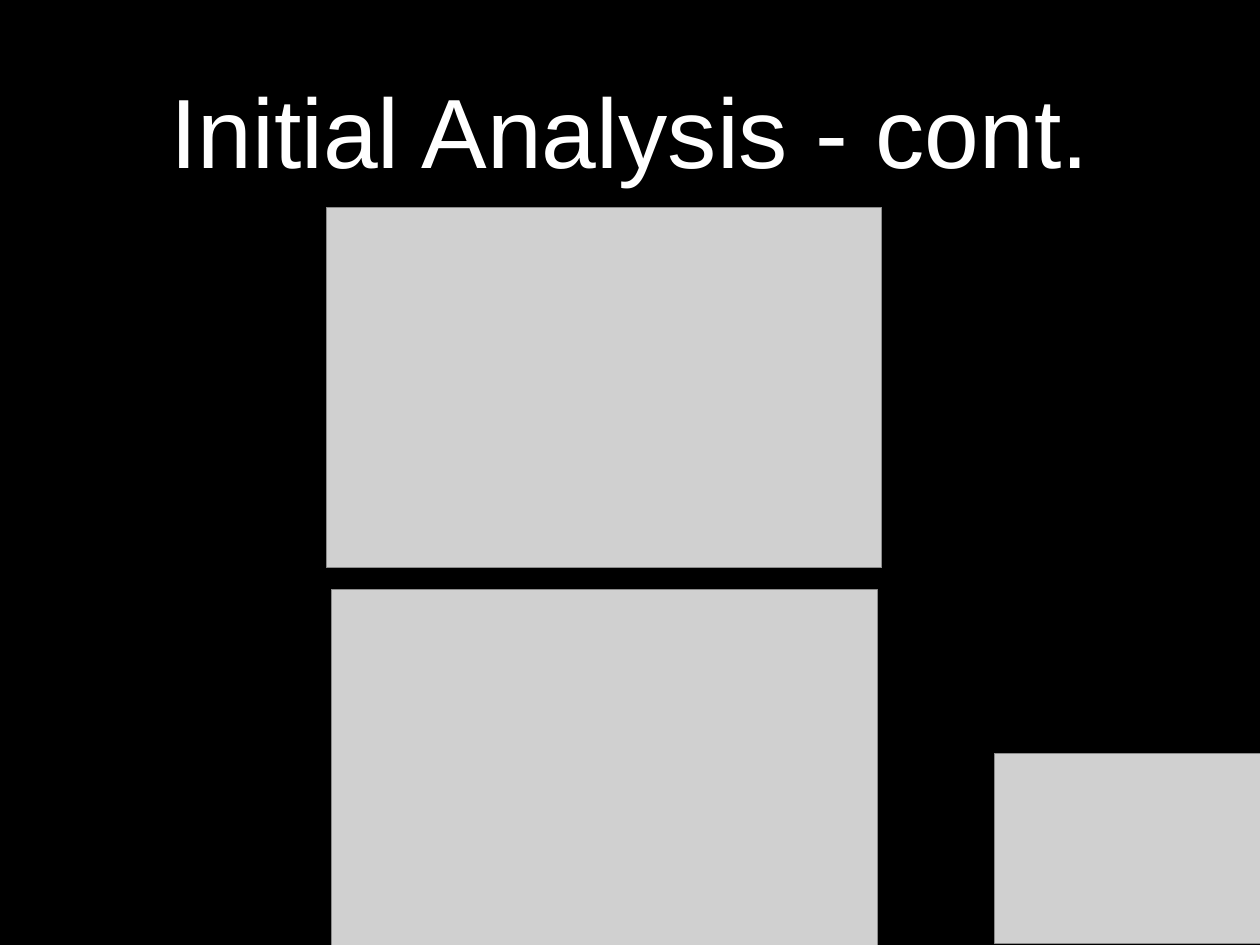
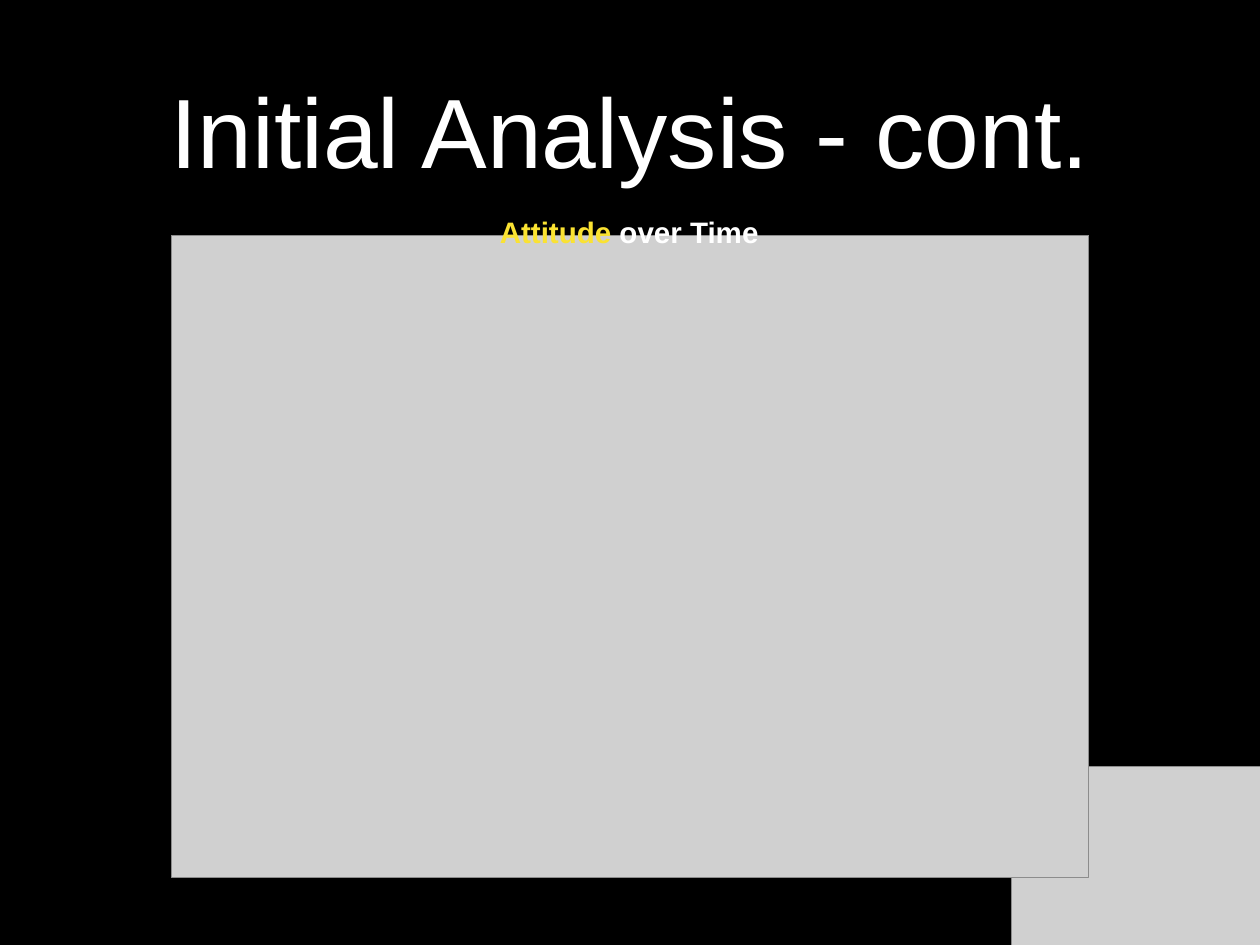
Before and after one commit to idocal/motionsense, a slide deck: slide 6 of MotionSenese/Presentation1.pptx. Drawn at 1260x945 pixels with LibreOffice and Linux fonts; fonts in the diff are those of the drawing; grey boxes stand for pictures; background and template pictures are left out. Boxes give left, top, right and bottom in pixels: in the first picture for what was removed or moved away, otherwise in the second. Text is boxed around its words. In the diff, an @@ line names an element or a change of style, - is before the commit and + after.

Commit message:
Presentation pptx

```diff
--- a/MotionSenese/Presentation1.pptx
+++ b/MotionSenese/Presentation1.pptx
@@ picture removed at <box>327,207,882,568</box> @@
@@ picture added at <box>171,235,1089,877</box> @@
@@ text added at <box>500,219,758,248</box>, 24 pt, text #FAE232, bold @@
+Attitude over Time
@@ picture removed at <box>331,589,878,945</box> @@
@@ picture: place and size @@
-picture at <box>994,753,1260,944</box>
+picture at <box>1012,767,1260,945</box>
```
Also in this commit, not shown: 2 other slides changed.
